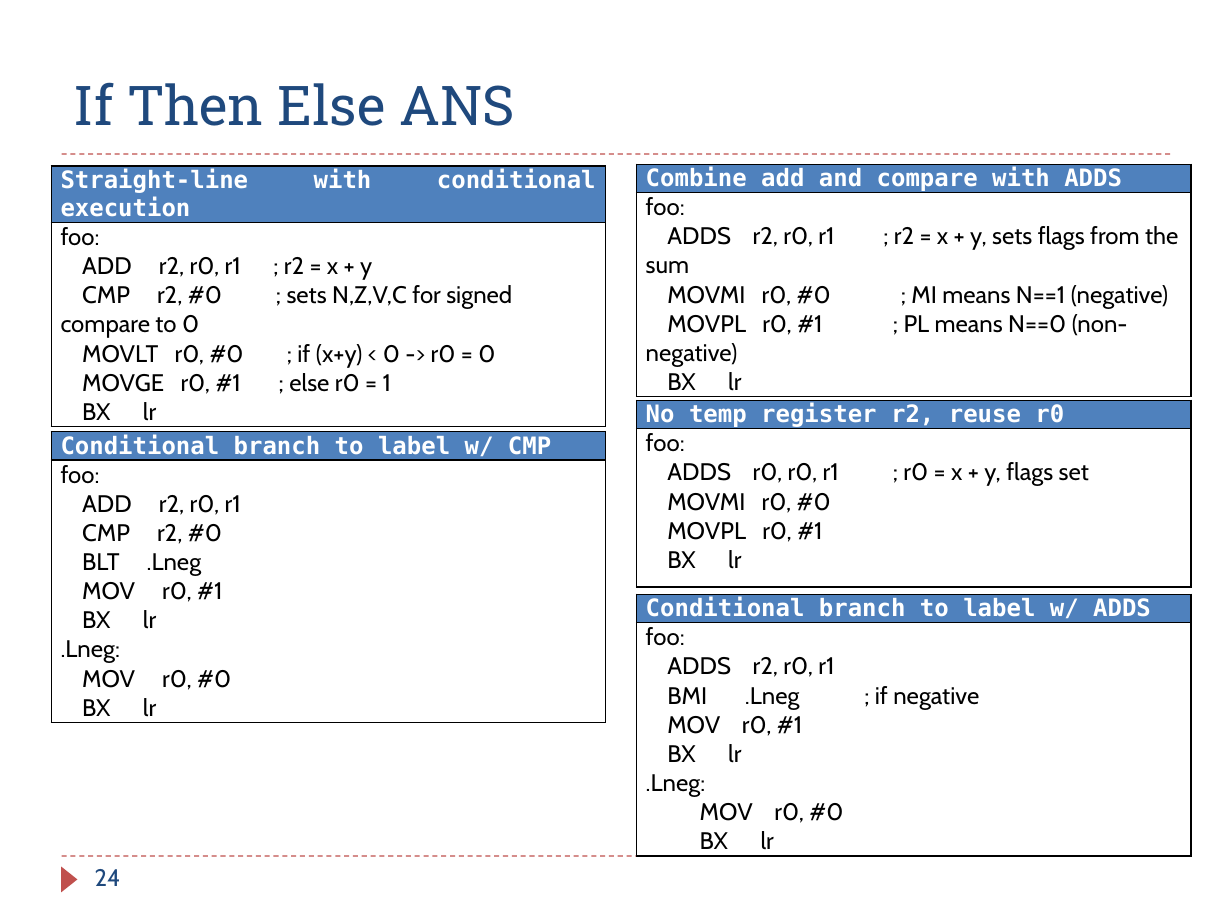
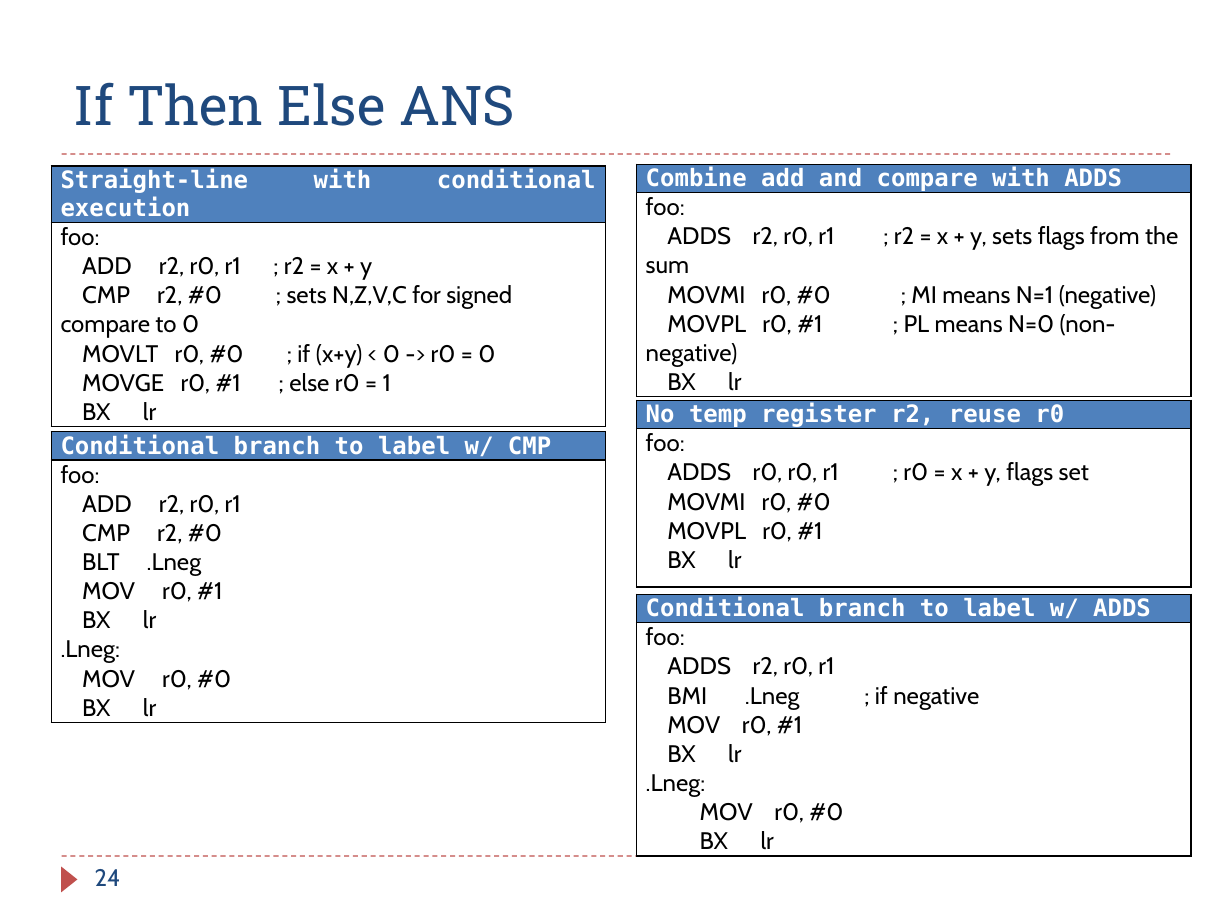
Before and after one commit to guhofstra/CSC111Fa25, a slide deck: slide 24 of PPTs/Ch8_ARM_Subroutines_Exercises ANS.pptx. Drawn at 1232x924 pixels with LibreOffice and Linux fonts; fonts in the diff are those of the drawing. Boxes give left, top, right and bottom in pixels: in the first picture for what was removed or moved away, otherwise in the second. Text is boxed around its words. In the diff, an @@ line names an element or a change of style, - is before the commit and + after.

```diff
--- a/PPTs/Ch8_ARM_Subroutines_Exercises ANS.pptx
+++ b/PPTs/Ch8_ARM_Subroutines_Exercises ANS.pptx
@@ table at [637, 164, 1191, 395] @@
-row 2, column 1: foo: ADDS r2, r0, r1 ; r2 = x + y, sets flags from the sum MOVMI r0, #0 ; MI means N==1 (negative) MOVPL r0, #1 ; PL means N==0 (non-negative) BX lr
+row 2, column 1: foo: ADDS r2, r0, r1 ; r2 = x + y, sets flags from the sum MOVMI r0, #0 ; MI means N=1 (negative) MOVPL r0, #1 ; PL means N=0 (non-negative) BX lr
```
Also in this commit, not shown: 7 other slides changed, 2 slides added, 2 slides removed, 8 other files.
